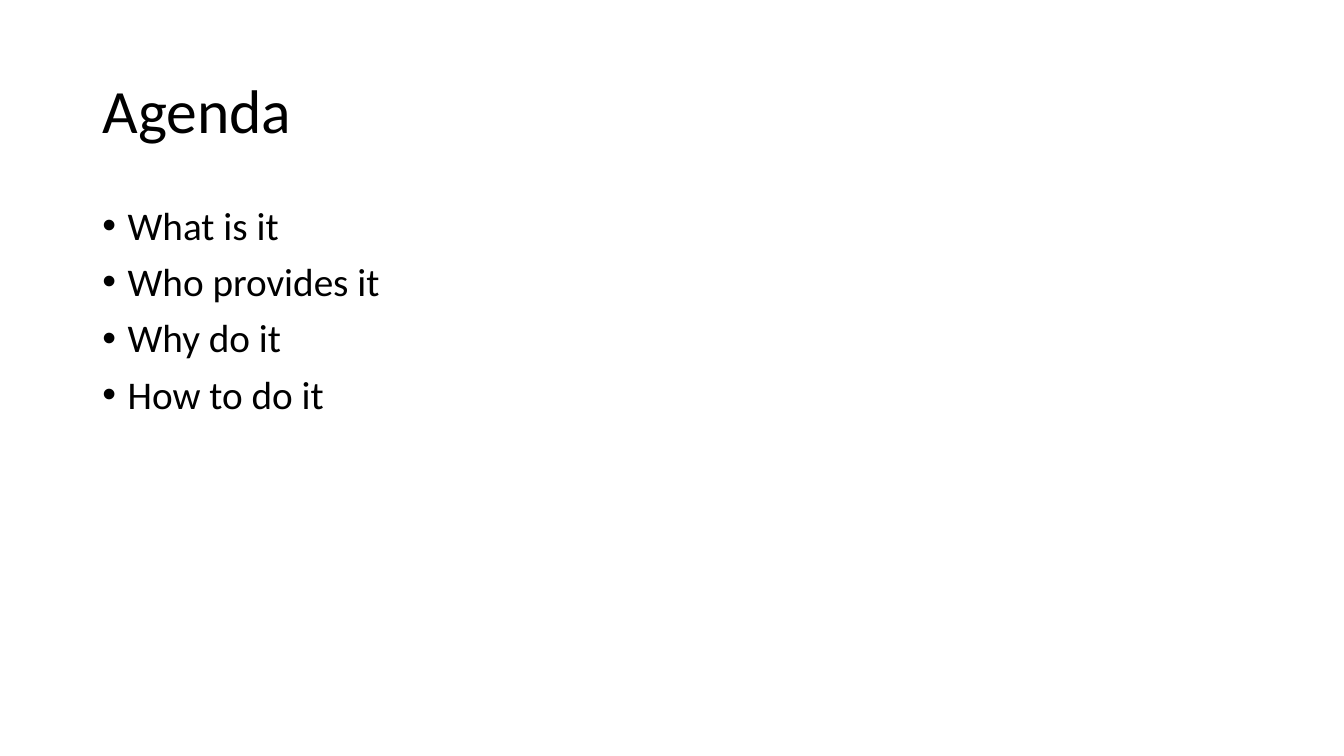
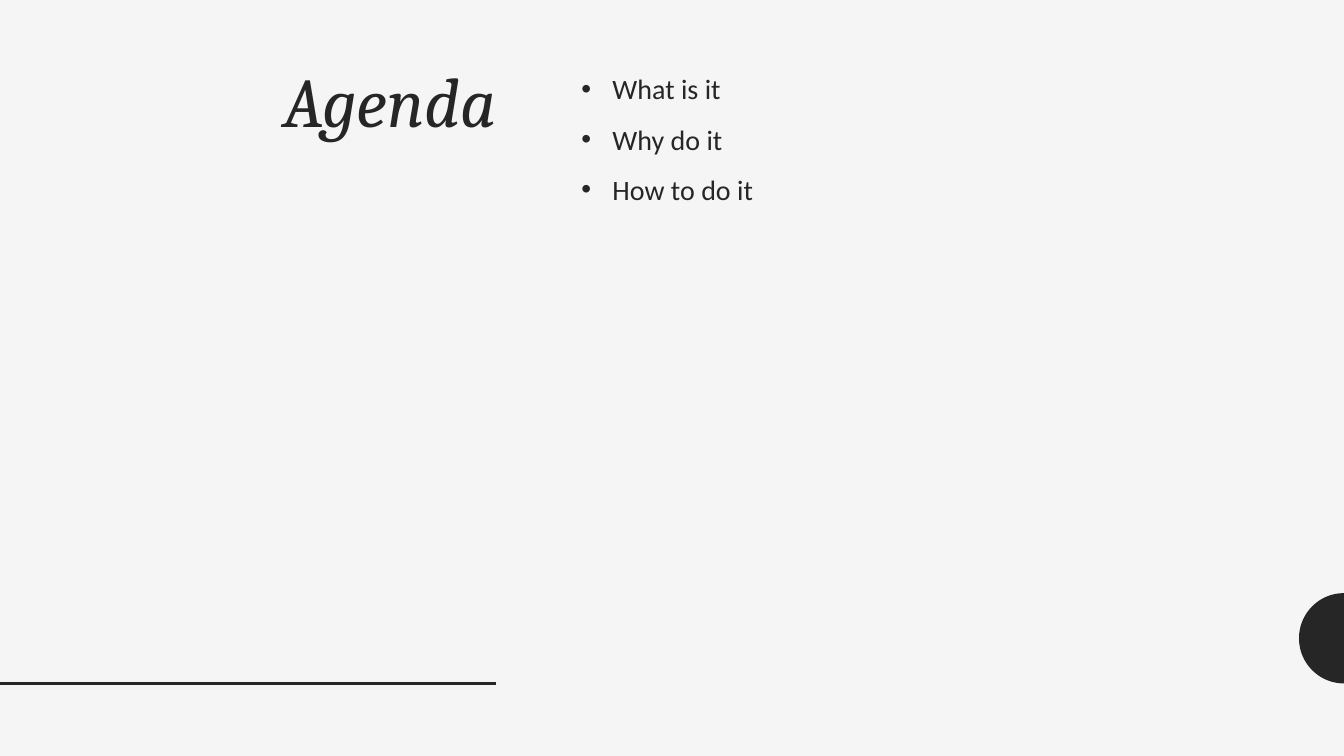
Before and after one commit to adrianpomilio/going-serverless, a slide deck: slide 3 of going-serverless-2017.pptx. Drawn at 1344x756 pixels with LibreOffice and Linux fonts; fonts in the diff are those of the drawing. Boxes give left, top, right and bottom in pixels: in the first picture for what was removed or moved away, otherwise in the second. Text is boxed around its words. In the diff, an @@ line names an element or a change of style, - is before the commit and + after.

```diff
--- a/going-serverless-2017.pptx
+++ b/going-serverless-2017.pptx
@@ background #FFFFFF to #F5F5F5 @@
@@ title "Agenda" moved from (x1=102, y1=90, x2=291, y2=144) to (x1=283, y1=78, x2=496, y2=142) @@
@@ title "Agenda" at (x1=283, y1=78, x2=496, y2=142): size 44 to 50 pt, font Calibri to Cambria, text colour #000000 to #262626, italic on; alignment left to right; vertical alignment middle to top @@
@@ text "What is it" moved from (x1=128, y1=212, x2=379, y2=410) to (x1=612, y1=79, x2=753, y2=200) @@
@@ text "What is it" at (x1=612, y1=79, x2=753, y2=200): size 28 to 20 pt, text colour #000000 to #262626; indent changed; line spacing 0.9 to 1.12; less space between paragraphs @@
@@ text at (x1=128, y1=268, x2=379, y2=303): paragraph removed @@
-• Who provides it
@@ freeform shape added at (x1=1300, y1=593, x2=1344, y2=684), fill #262626 @@
@@ line added from (0, 684) to (496, 684), #262626 2 pt @@
```
Also in this commit, not shown: 17 other slides changed, 9 slides added, 4 slides removed.
